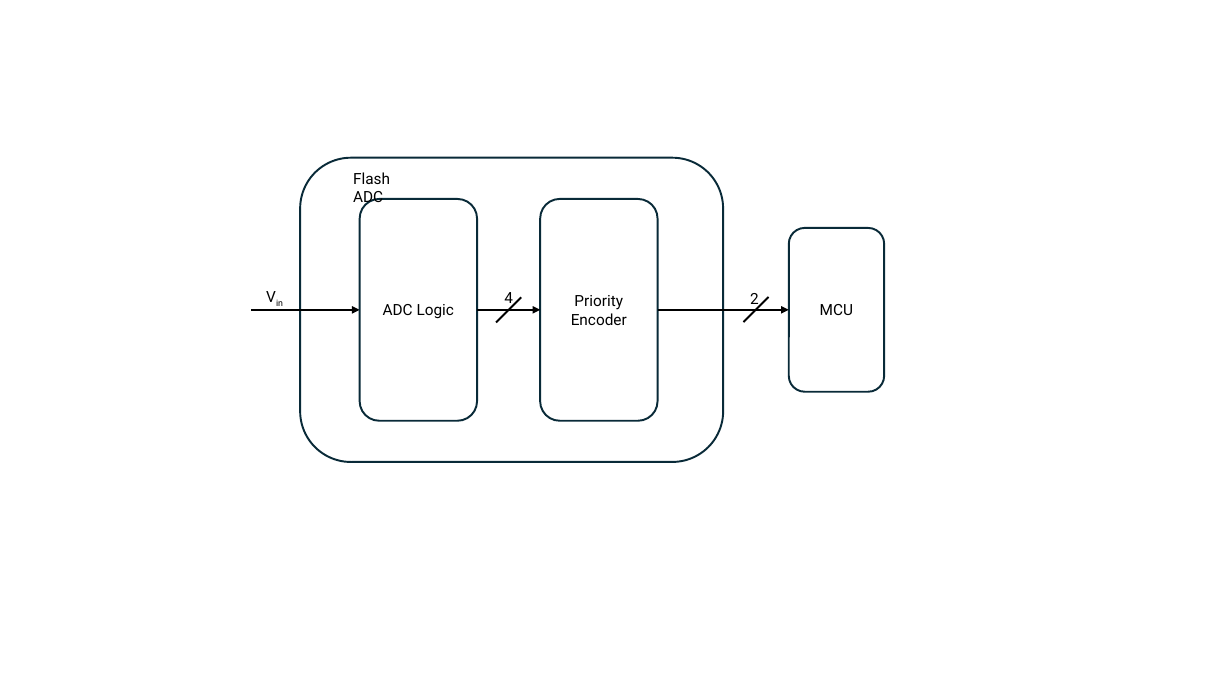
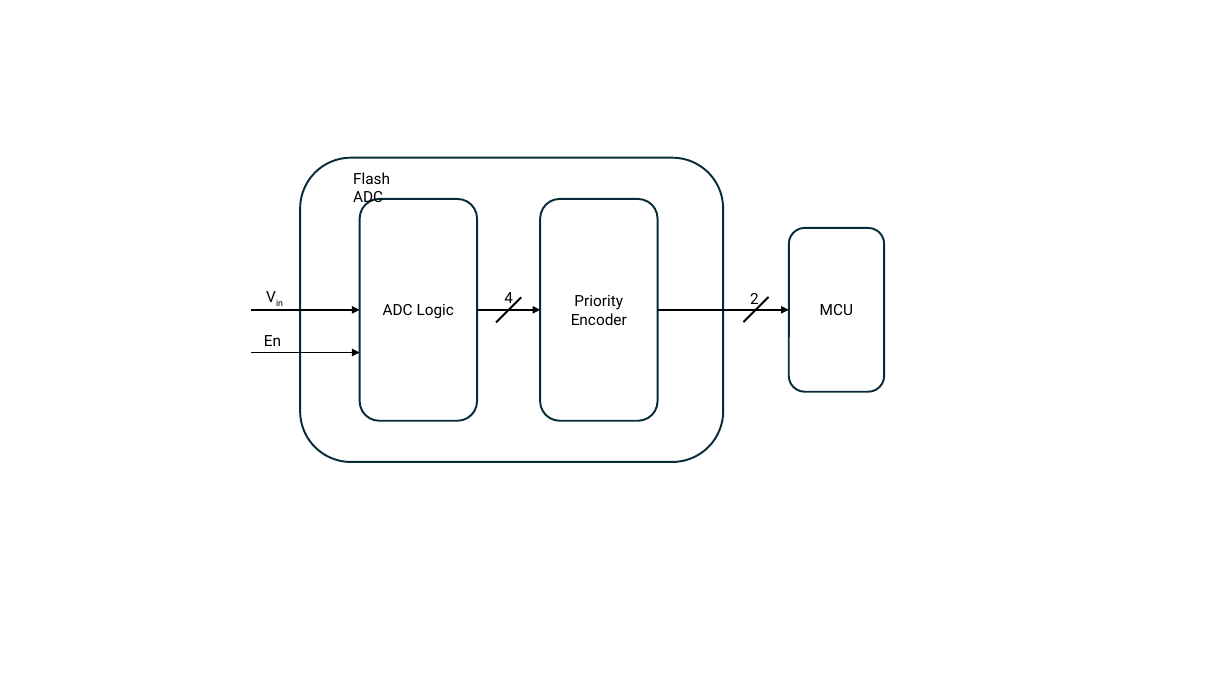
Before and after one commit to J0NTrollston/ADC-and-DAC-Design, a slide deck: slide 1 of ADC_Design/FIgures/ADC_2-bit_Architecture.pptx. Drawn at 1232x693 pixels with LibreOffice and Linux fonts; fonts in the diff are those of the drawing. Boxes give left, top, right and bottom in pixels: in the first picture for what was removed or moved away, otherwise in the second. Text is boxed around its words. In the diff, an @@ line names an element or a change of style, - is before the commit and + after.

```diff
--- a/ADC_Design/FIgures/ADC_2-bit_Architecture.pptx
+++ b/ADC_Design/FIgures/ADC_2-bit_Architecture.pptx
@@ arrow added from (251, 352) to (360, 352), #000000 1.5 pt @@
@@ text added at (264,335,281,346), 12 pt, text #000000 @@
+En
```
Also in this commit, not shown: 3 other files.
